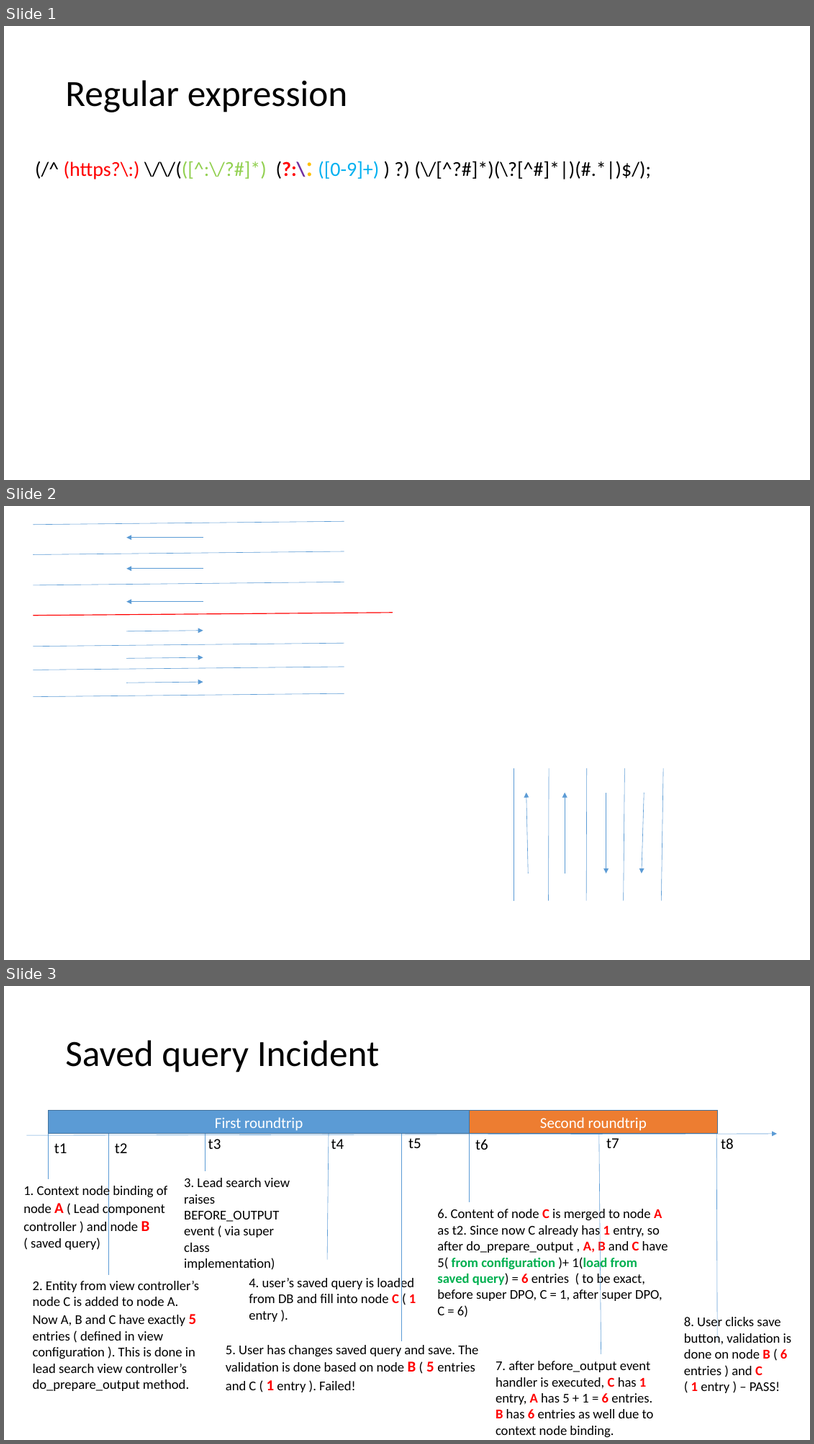
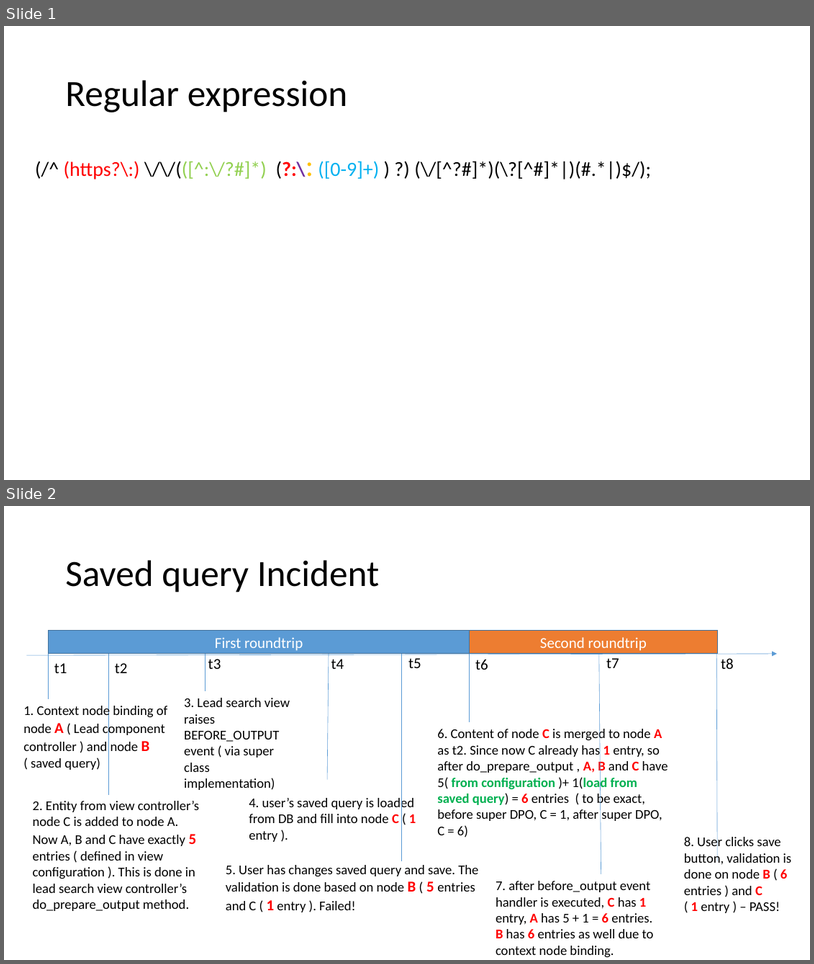
Before and after one commit to Aashish28/jerryslide, a slide deck: Jerry.pptx. Shown one above the other, each under a label of ours: slides 1, 2 and 3 before the commit, slides 1 and 2 after it. The pictures are 814x1444 and 814x964 pixels, drawn with LibreOffice and Linux fonts; fonts in the diff are those of the drawing. Boxes give left, top, right and bottom in pixels: in the first picture for what was removed or moved away, otherwise in the second. Text is boxed around its words. In the diff, an @@ line names an element or a change of style, - is before the commit and + after.

```diff
--- a/Jerry.pptx
+++ b/Jerry.pptx
@@ slide 2 removed at (4,506,810,960), background #FFFFFF @@
@@ line removed from (33, 525) to (345, 521) @@
@@ arrow removed from (203, 538) to (127, 538) @@
@@ line removed from (33, 554) to (345, 551) @@
@@ arrow removed from (203, 569) to (127, 569) @@
@@ line removed from (33, 585) to (345, 582) @@
@@ line removed from (33, 615) to (393, 613) @@
@@ arrow removed from (203, 602) to (127, 602) @@
@@ arrow removed from (127, 631) to (203, 631) @@
@@ line removed from (33, 646) to (345, 643) @@
@@ line removed from (33, 670) to (345, 667) @@
@@ arrow removed from (127, 659) to (203, 657) @@
@@ line removed from (33, 697) to (345, 693) @@
@@ arrow removed from (127, 682) to (203, 682) @@
@@ line removed from (514, 768) to (514, 901) @@
@@ line removed from (549, 768) to (549, 901) @@
@@ line removed from (587, 768) to (586, 901) @@
@@ line removed from (625, 768) to (624, 901) @@
@@ line removed from (664, 768) to (661, 901) @@
@@ arrow removed from (528, 873) to (527, 792) @@
@@ arrow removed from (566, 873) to (566, 792) @@
@@ arrow removed from (607, 792) to (607, 873) @@
@@ arrow removed from (645, 792) to (642, 873) @@
@@ what was slide 3 is now slide 2 @@
```
Also in this commit, not shown: 3 other files.
